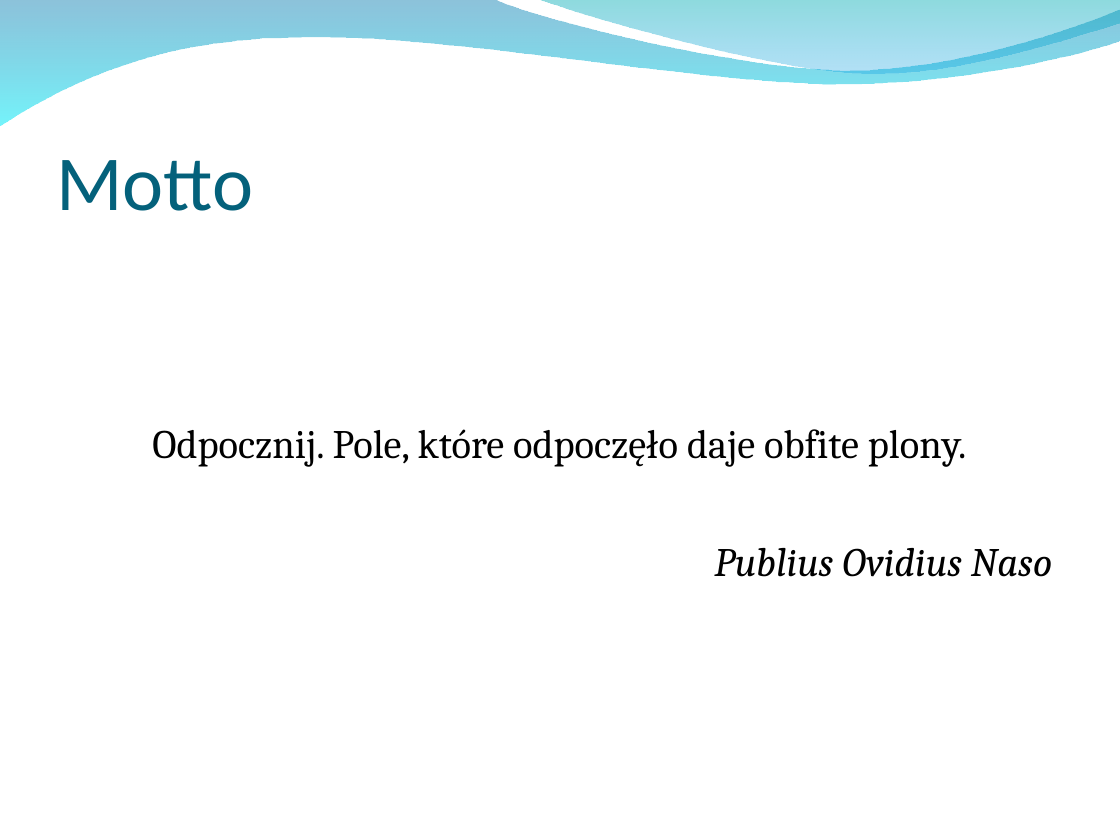
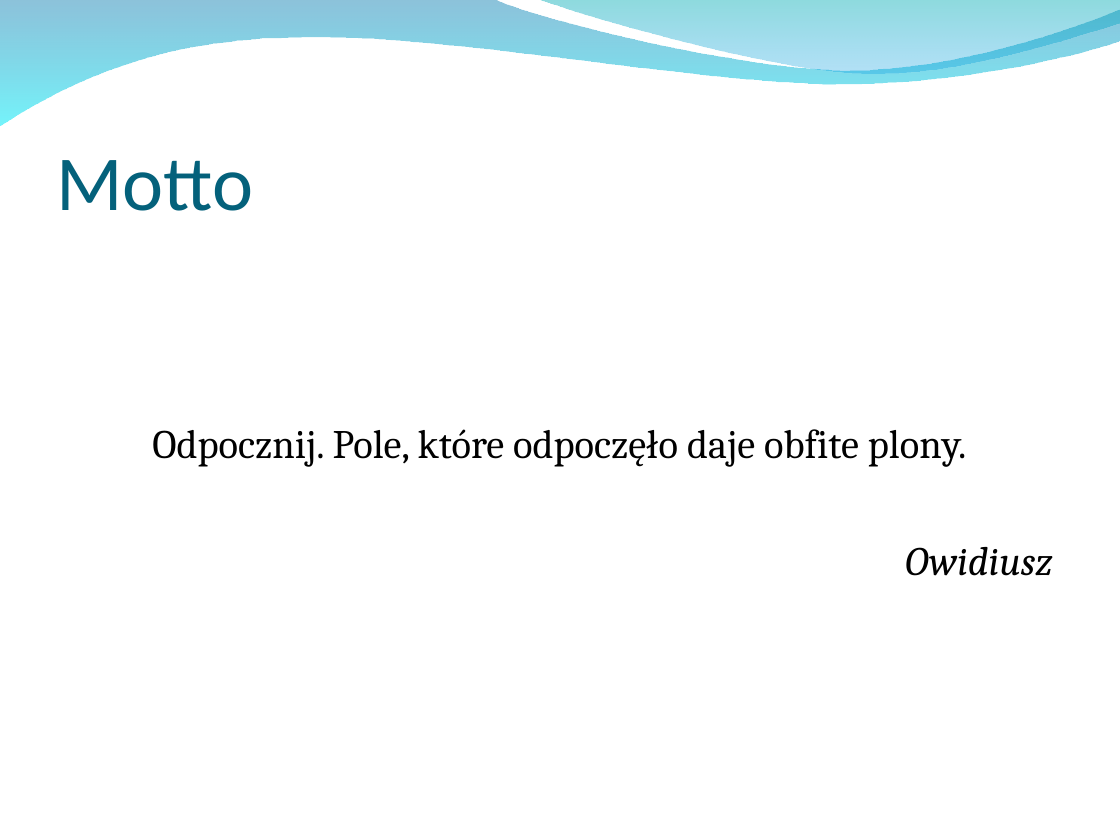
Before and after one commit to ges0/mgr, a slide deck: slide 2 of prezentacje/Seminarium1.ppt. Drawn at 1120x840 pixels with LibreOffice and Linux fonts; fonts in the diff are those of the drawing; background and template pictures are left out. Boxes give left, top, right and bottom in pixels: in the first picture for what was removed or moved away, otherwise in the second. Text is boxed around its words. In the diff, an @@ line names an element or a change of style, - is before the commit and + after.

```diff
--- a/prezentacje/Seminarium1.ppt
+++ b/prezentacje/Seminarium1.ppt
@@ text at bbox=[905, 547, 1053, 576]: text changed @@
-Publius Ovidius Naso
+Owidiusz
```
Also in this commit, not shown: 6 other slides changed, 1 slide added, 3 slides removed.
